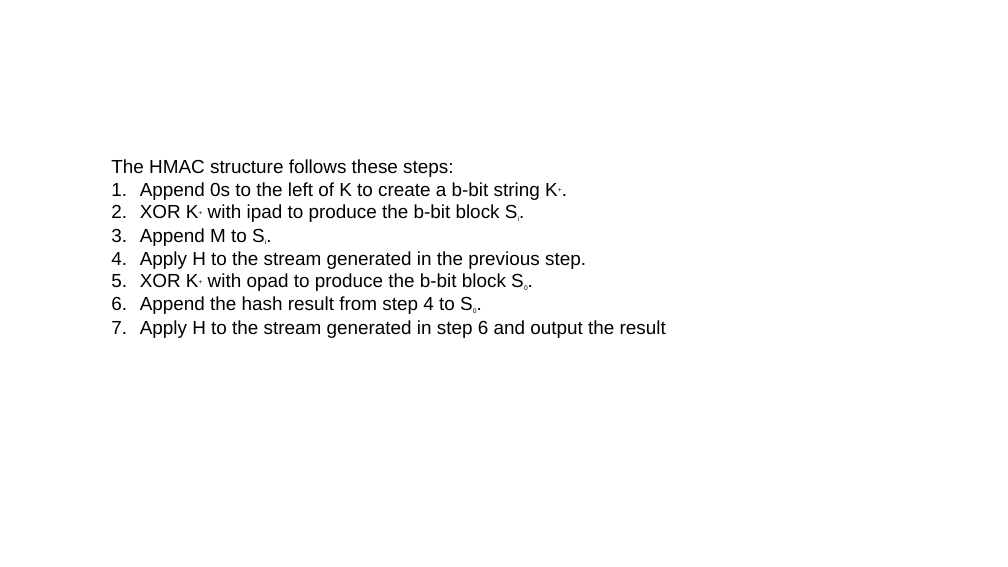
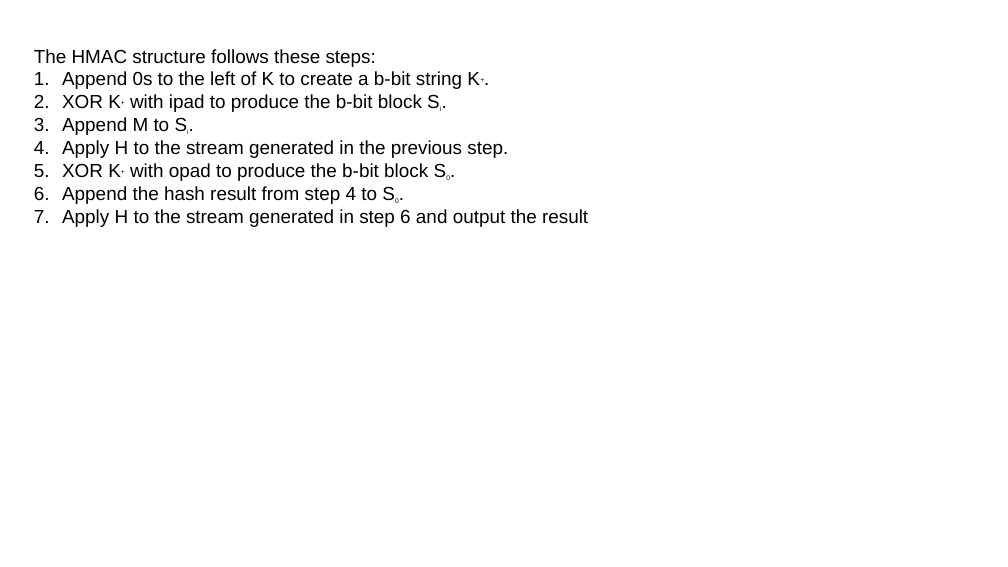
Before and after one commit to PrashanthSingaravelan/winter-semester-2022, a slide deck: slide 12 of CSI3002 Applied Cryptography and Network Security/reference materials/22_3_Message Authentication.pptx. Drawn at 1008x567 pixels with LibreOffice and Linux fonts; fonts in the diff are those of the drawing. Boxes give left, top, right and bottom in pixels: in the first picture for what was removed or moved away, otherwise in the second. Text is boxed around its words. In the diff, an @@ line names an element or a change of style, - is before the commit and + after.

```diff
--- a/CSI3002 Applied Cryptography and Network Security/reference materials/22_3_Message Authentication.pptx
+++ b/CSI3002 Applied Cryptography and Network Security/reference materials/22_3_Message Authentication.pptx
@@ text "The HMAC structure follows these ...": place and size @@
-text "The HMAC structure follows these ..." at box(111, 159, 666, 338)
+text "The HMAC structure follows these ..." at box(34, 49, 588, 227)
```
Also in this commit, not shown: 2 other slides changed, 18 other files.
